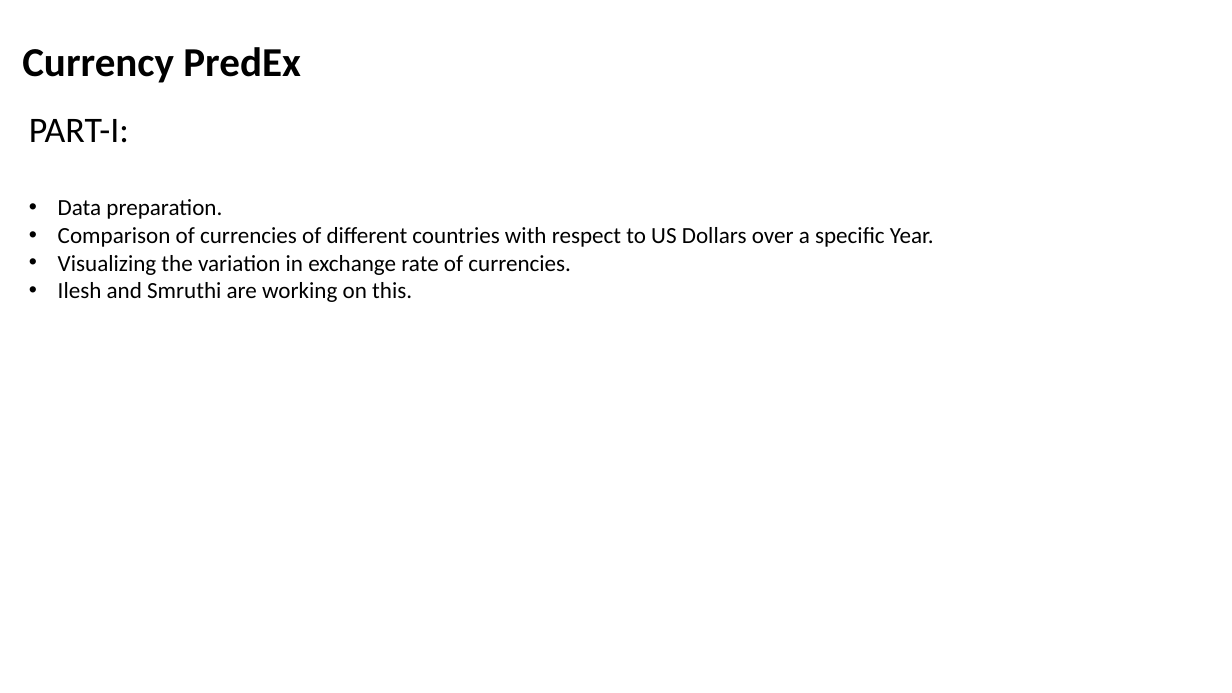
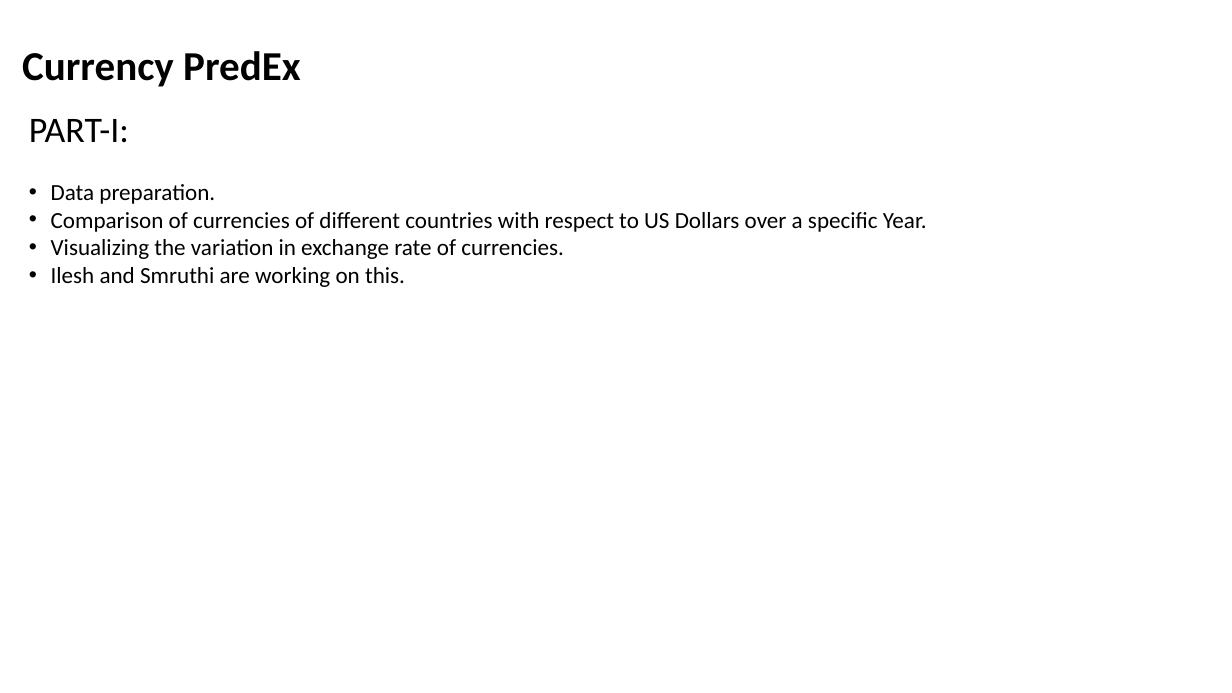
Before and after one commit to chiranthhd1/Forex-visualization-Python-, a slide deck: slide 3 of PyProject_new.pptx. Drawn at 1232x693 pixels with LibreOffice and Linux fonts; fonts in the diff are those of the drawing; background and template pictures are left out. Boxes give left, top, right and bottom in pixels: in the first picture for what was removed or moved away, otherwise in the second. Text is boxed around its words. In the diff, an @@ line names an element or a change of style, - is before the commit and + after.

```diff
--- a/PyProject_new.pptx
+++ b/PyProject_new.pptx
@@ text "Currency PredEx" at [22,51,301,87]: line spacing 0.9 to 1; less space between paragraphs @@
@@ text at [51,184,927,287]: indent changed @@
```
Also in this commit, not shown: 5 other slides changed, 5 other files.
